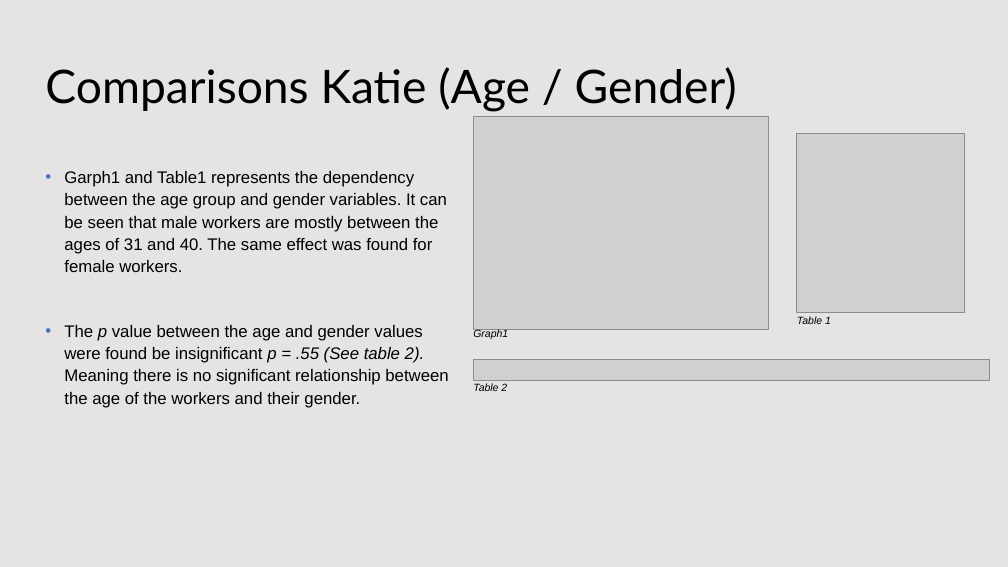
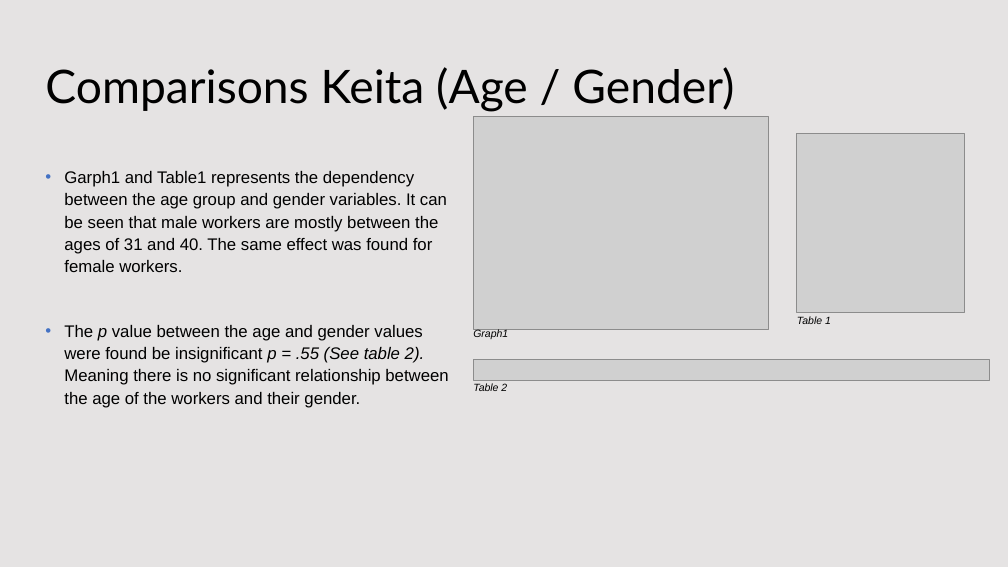
Before and after one commit to KatieRJ/BigDataProject, a slide deck: slide 10 of BigDataProject presentation.pptx. Drawn at 1008x567 pixels with LibreOffice and Linux fonts; fonts in the diff are those of the drawing; grey boxes stand for pictures; background and template pictures are left out. Boxes give left, top, right and bottom in pixels: in the first picture for what was removed or moved away, otherwise in the second. Text is boxed around its words. In the diff, an @@ line names an element or a change of style, - is before the commit and + after.

```diff
--- a/BigDataProject presentation.pptx
+++ b/BigDataProject presentation.pptx
@@ title at [45,67,734,112]: text changed @@
-Comparisons Katie (Age / Gender)
+Comparisons Keita (Age / Gender)
```
Also in this commit, not shown: 7 other slides changed, 2 slides added, 1 other file.
